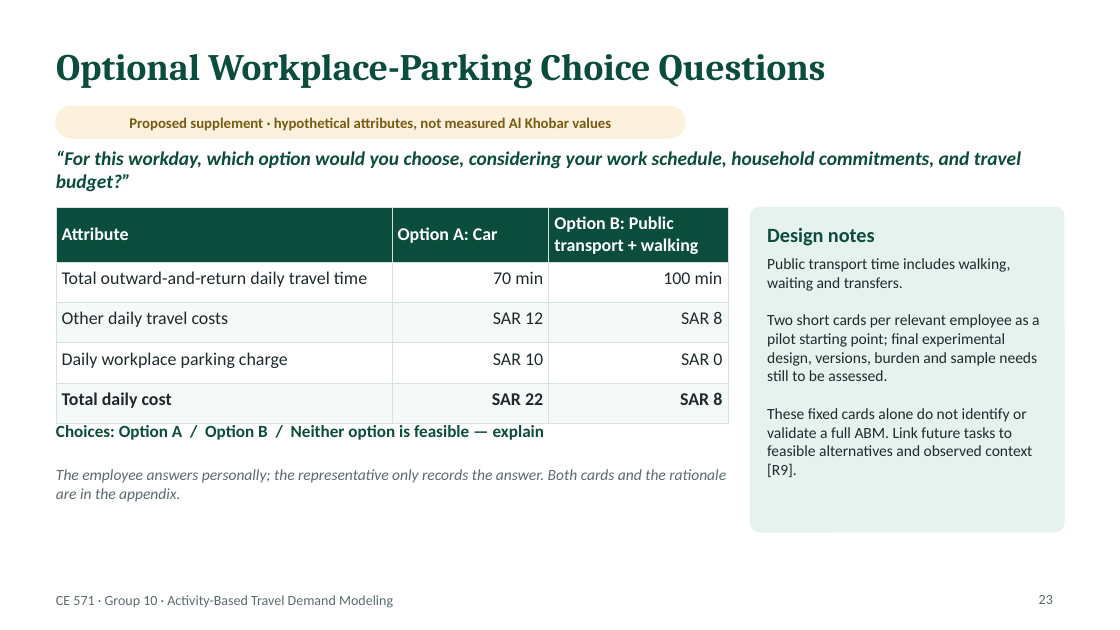
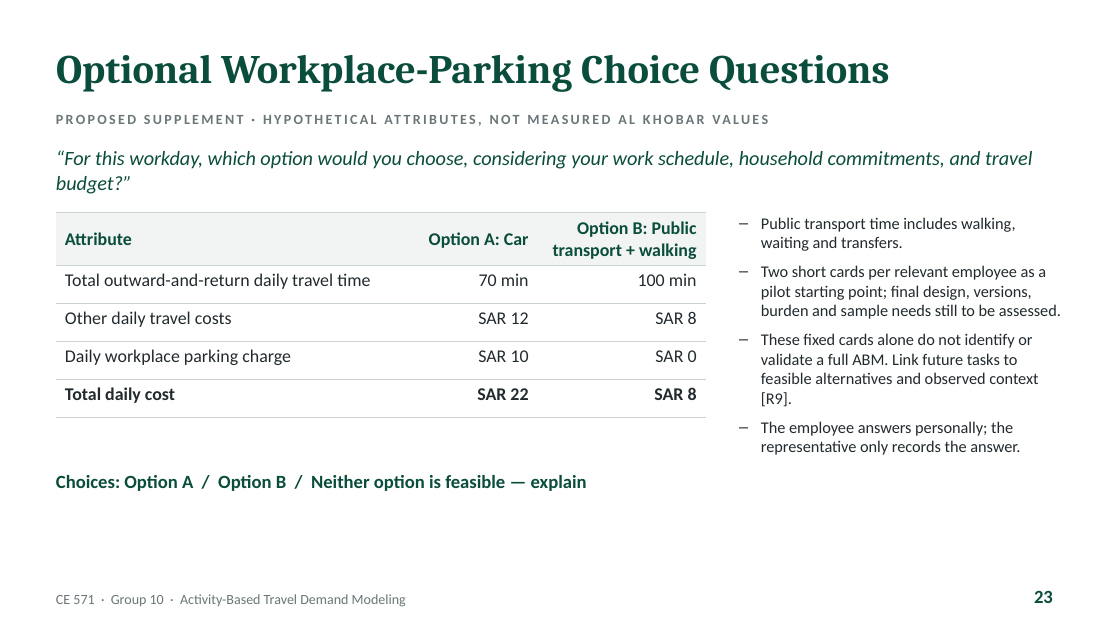
Before and after one commit to abdelmohdi/Claude, a slide deck: slide 23 of CE571_Group10_ABM_Presentation/CE571_Group10_Activity_Based_Travel_Demand_Modeling.pptx. Drawn at 1120x630 pixels with LibreOffice and Linux fonts; fonts in the diff are those of the drawing. Boxes give left, top, right and bottom in pixels: in the first picture for what was removed or moved away, otherwise in the second. Text is boxed around its words. In the diff, an @@ line names an element or a change of style, - is before the commit and + after.

```diff
--- a/CE571_Group10_ABM_Presentation/CE571_Group10_Activity_Based_Travel_Demand_Modeling.pptx
+++ b/CE571_Group10_ABM_Presentation/CE571_Group10_Activity_Based_Travel_Demand_Modeling.pptx
@@ title "Optional Workplace-Parking Choice Questions" at <box>56,55,890,92</box>: size 24 to 26 pt @@
@@ rounded rectangle removed at <box>56,106,685,138</box> @@
@@ text at <box>129,117,611,131</box>: text changed; size 9.5 to 9 pt; text colour #7A5A14 to #6B7679 @@
-Proposed supplement · hypothetical attributes, not measured Al Khobar values
+PROPOSED SUPPLEMENT · HYPOTHETICAL ATTRIBUTES, NOT MEASURED AL KHOBAR VALUES
@@ text "“For this workday, which option ..." at <box>56,150,1032,194</box>: size 12.5 to 13 pt, bold off @@
@@ rounded rectangle removed at <box>750,207,1064,532</box> @@
@@ table at <box>56,213,706,407</box> @@
@@ fill #0B4D3C to #F1F4F2 in row 1 @@
@@ fill #FFFFFF to none in 6 cells @@
@@ fill #F5F9F7 to none in 6 cells @@
@@ text colour #FFFFFF to #0B4D3C in "Attribute", "Option A: Car", "Option B: Public transport + walking" @@
@@ text colour #1F2A2E to #222A2E in "Total outward-and-return daily travel time", "70 min", "100 min", "Other daily travel costs" and 8 more places @@
@@ alignment left to right @@
@@ borders changed @@
@@ table: place and size @@
-table at <box>56,207,728,412</box>
+table at <box>56,213,706,407</box>
@@ text "Public transport time includes walking, ...": place and size @@
-text "Public transport time includes walking, ..." at <box>767,258,1039,477</box>
+text "Public transport time includes walking, ..." at <box>761,217,1061,455</box>
@@ text at <box>761,217,1038,407</box>: size 10 to 10.5 pt, text colour #1F2A2E to #222A2E in "Public transport time includes walking, waiting and ...", "These fixed cards alone do not identify ..."; bullet none to –; more space between paragraphs @@
@@ text removed at <box>767,228,875,246</box> @@
-Design notes
@@ text at <box>761,265,1061,319</box>: text changed; size 10 to 10.5 pt; text colour #1F2A2E to #222A2E @@
-Two short cards per relevant employee as a pilot starting point; final experimental design, versions, burden and sample needs still to be assessed.
+– Two short cards per relevant employee as a pilot starting point; final design, versions, burden and sample needs still to be assessed.
@@ text at <box>761,421,1020,455</box>: paragraph added @@
+– The employee answers personally; the representative only records the answer.
@@ text "Choices: Option A / Option ...": place and size @@
-text "Choices: Option A / Option ..." at <box>56,423,544,440</box>
+text "Choices: Option A / Option ..." at <box>56,475,587,491</box>
@@ text "Choices: Option A / Option ..." at <box>56,475,587,491</box>: size 11 to 12 pt @@
@@ text removed at <box>56,469,726,502</box> @@
-The employee answers personally; the representative only records the answer. Both cards and the rationale are in the appendix.
@@ text "CE 571 · Group 10 ..." at <box>56,594,406,607</box>: text colour #5B6B70 to #6B7679 @@
@@ page number at <box>1034,590,1053,603</box>: size 9 to 12 pt, text colour #5B6B70 to #0B4D3C, bold on @@
```
Also in this commit, not shown: 52 other slides changed, 1 slide added, 1 other file.
